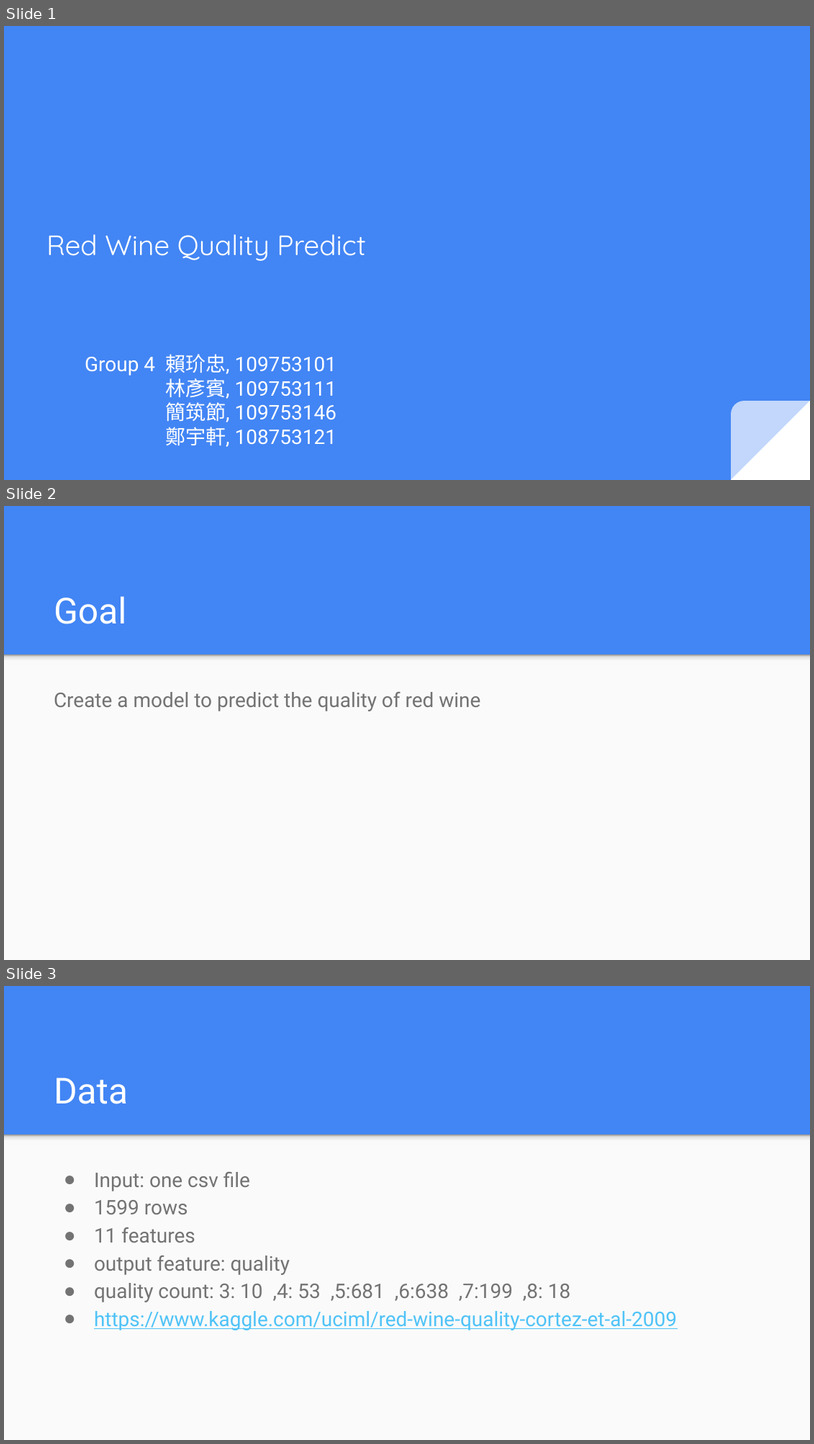
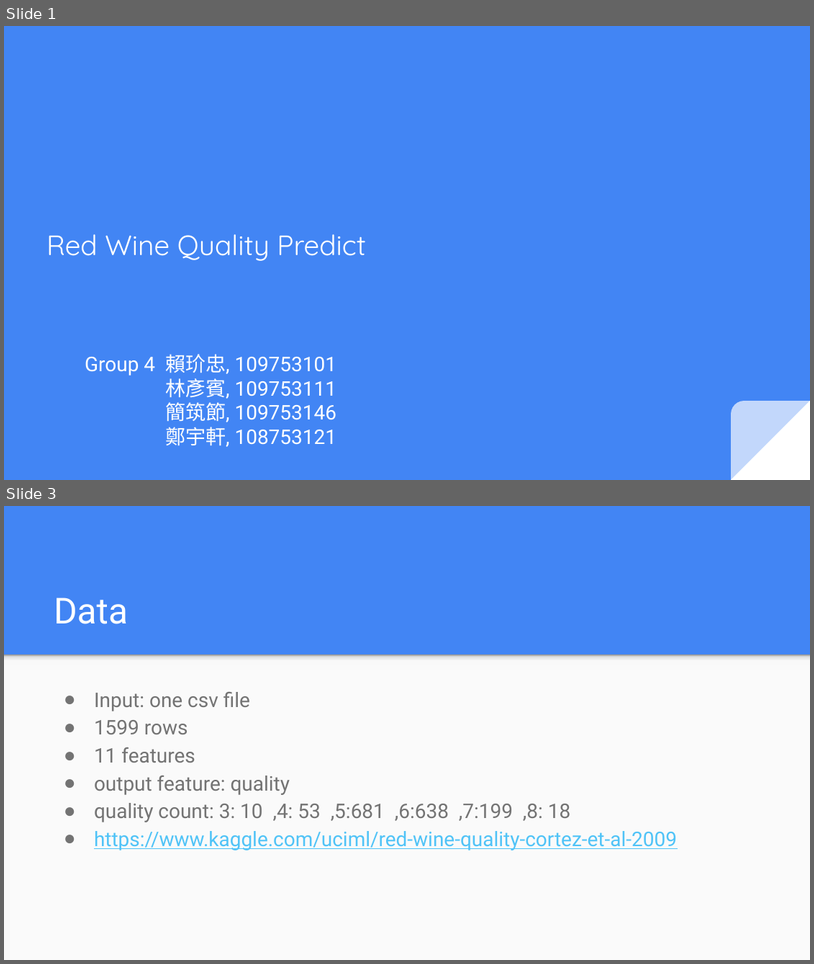
Before and after one commit to 1091-datascience/finalproject-group4, a slide deck: docs/1091_datascience_FP_group4.pptx. Shown one above the other, each under a label of ours: slides 1, 2 and 3 before the commit, slides 1 and 3 after it; the slides between them are not shown. The pictures are 814x1444 and 814x964 pixels, drawn with LibreOffice and Linux fonts; fonts in the diff are those of the drawing. Boxes give left, top, right and bottom in pixels: in the first picture for what was removed or moved away, otherwise in the second. Text is boxed around its words. In the diff, an @@ line names an element or a change of style, - is before the commit and + after.

```diff
--- a/docs/1091_datascience_FP_group4.pptx
+++ b/docs/1091_datascience_FP_group4.pptx
@@ slide 2 removed at <box>4,506,810,960</box>, background #4285F4; not listed: 2 template elements that a slide beside it also shows @@
@@ title removed at <box>54,596,126,624</box> @@
-Goal
@@ text removed at <box>54,692,481,711</box> @@
-Create a model to predict the quality of red wine
```
Also in this commit, not shown: 6 slides changed, 2 slides added, 1 other slide removed.
